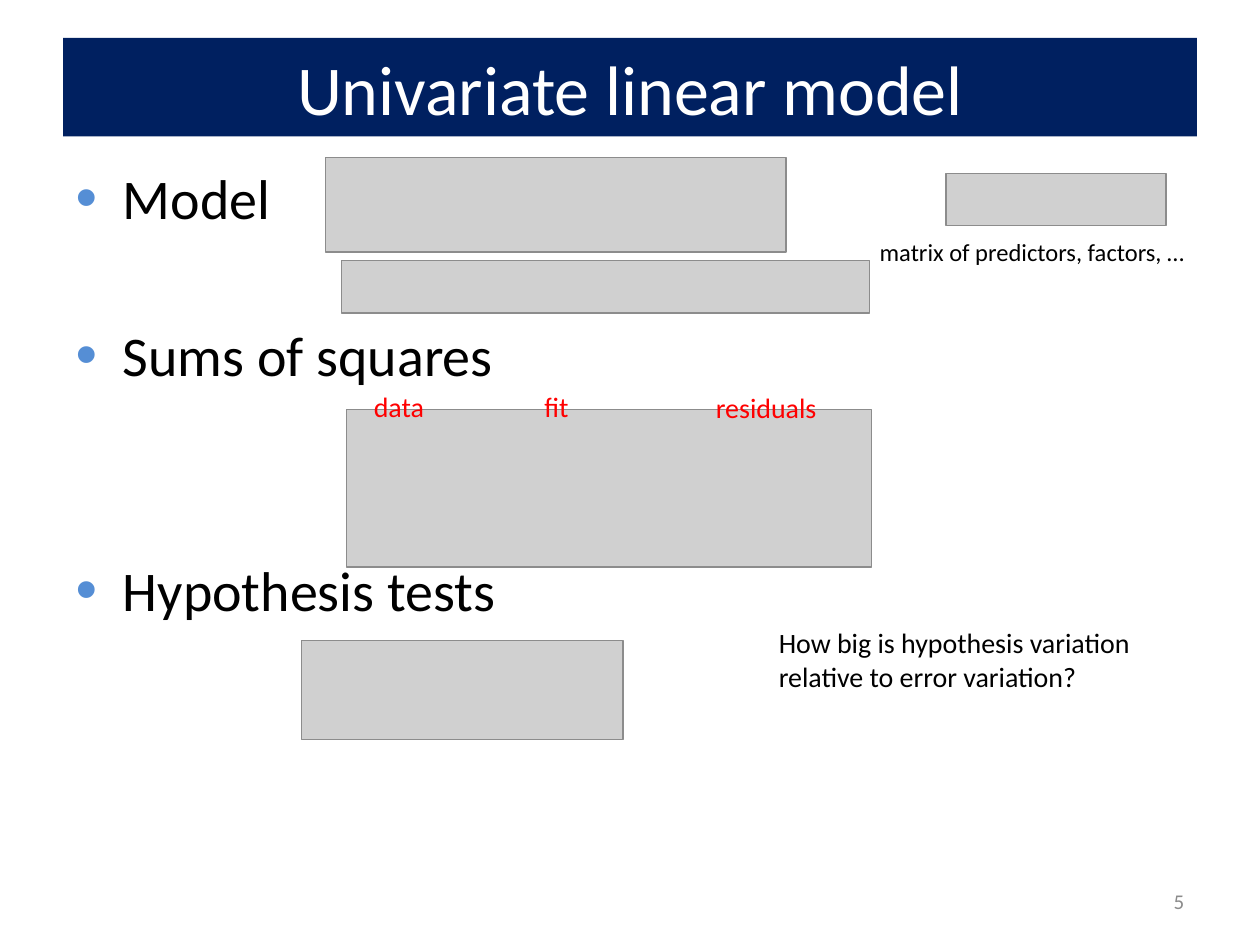
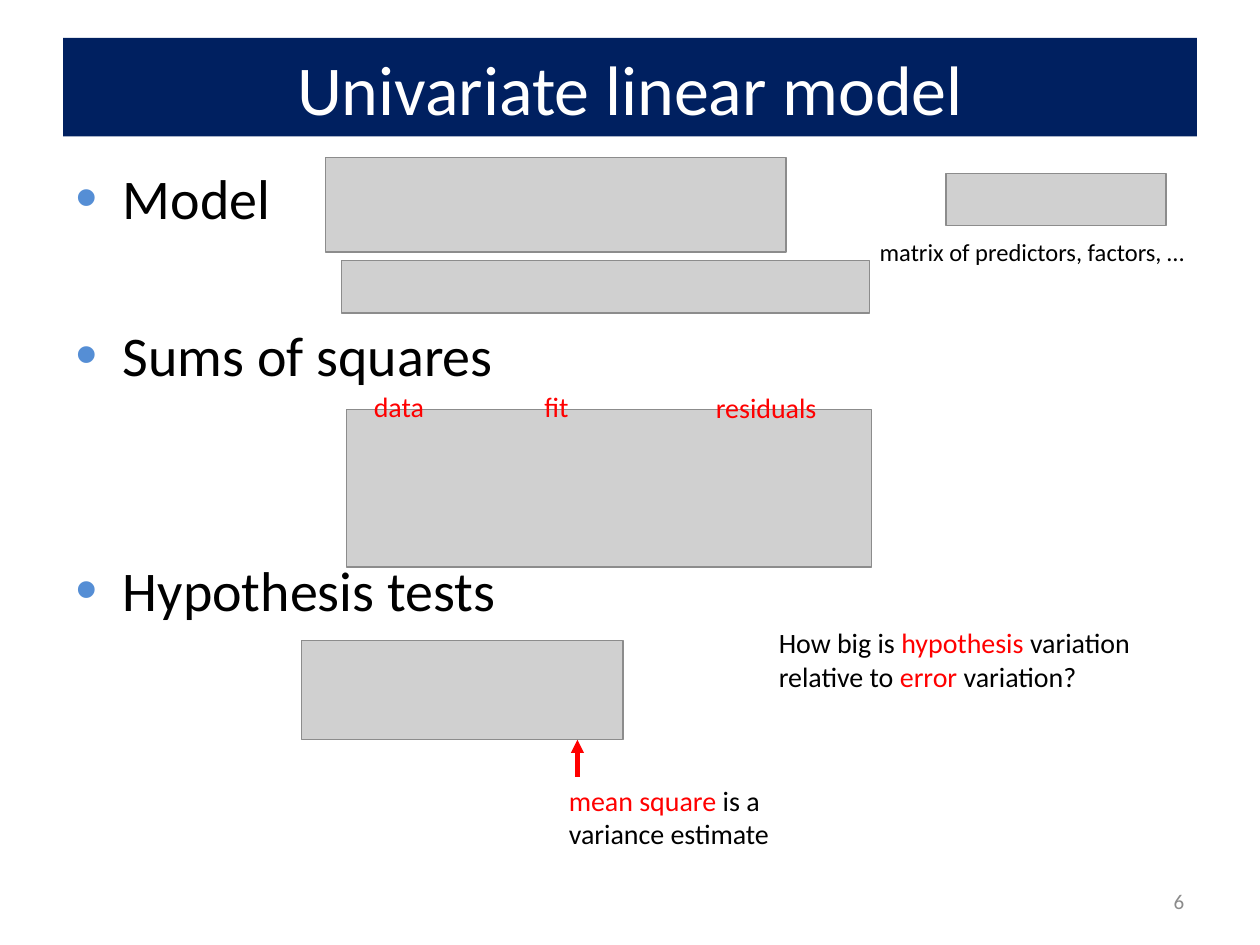
Before and after one commit to friendly/VisMLM-course, a slide deck: slide 6 of docs/lectures/lecture2.pptx (slide 5 before the commit). Drawn at 1260x945 pixels with LibreOffice and Linux fonts; fonts in the diff are those of the drawing; grey boxes stand for pictures. Boxes give left, top, right and bottom in pixels: in the first picture for what was removed or moved away, otherwise in the second. Text is boxed around its words. In the diff, an @@ line names an element or a change of style, - is before the commit and + after.

```diff
--- a/docs/lectures/lecture2.pptx
+++ b/docs/lectures/lecture2.pptx
@@ text "How big is hypothesis variation ..." at (779, 633, 1130, 688): text colour #000000 to #FF0000 in "hypothesis error" @@
@@ arrow added from (577, 777) to (577, 740), #FF0000 2.5 pt @@
@@ text added at (569, 791, 769, 845), 16 pt, text #000000 @@
+mean square is a variance estimate
@@ page number at (1174, 895, 1185, 909): text changed @@
-5
+6
```
Also in this commit, not shown: 5 other slides changed, 3 slides added, 28 other files.
